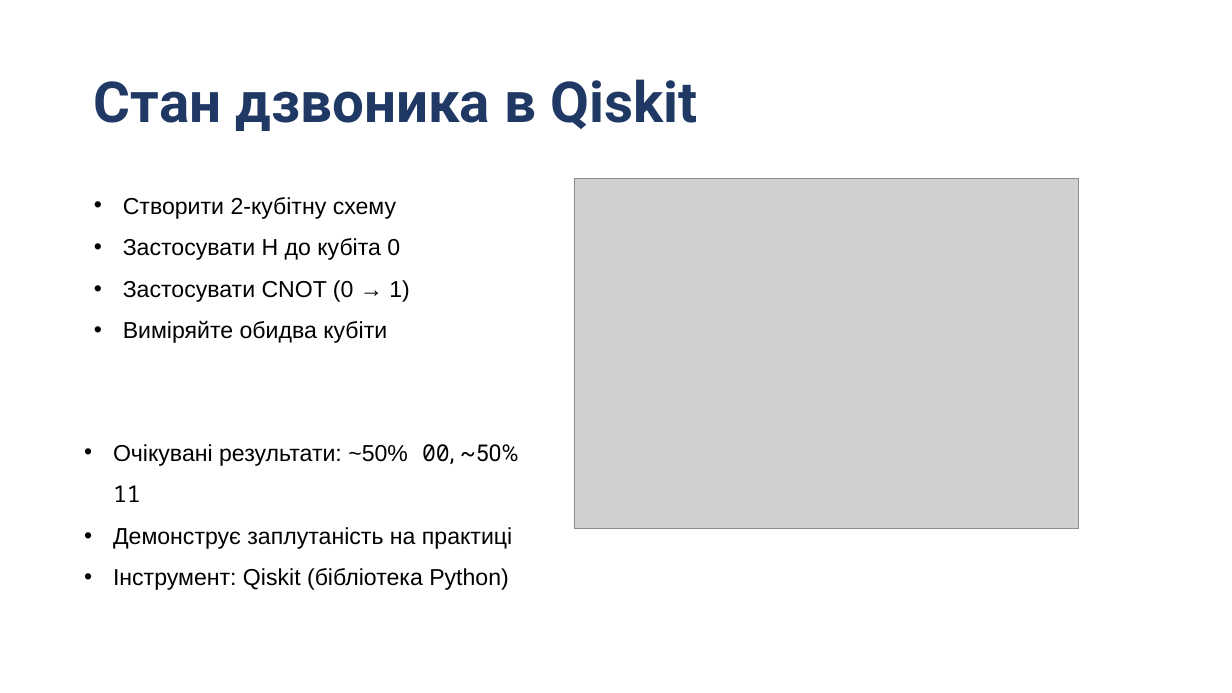
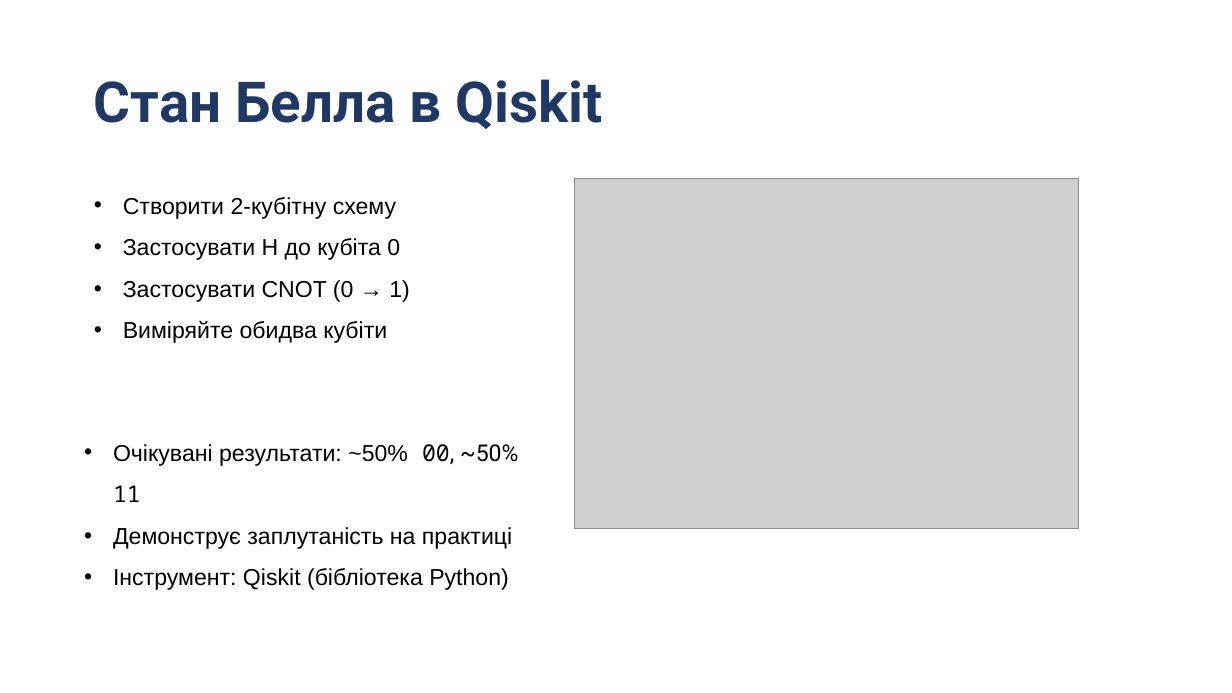
Before and after one commit to Andriykooo/ifntung-studies, a slide deck: slide 7 of Year 1/Постквантова криптографія/UA/2026/PPT/Презентація_1.pptx. Drawn at 1232x693 pixels with LibreOffice and Linux fonts; fonts in the diff are those of the drawing; grey boxes stand for pictures. Boxes give left, top, right and bottom in pixels: in the first picture for what was removed or moved away, otherwise in the second. Text is boxed around its words. In the diff, an @@ line names an element or a change of style, - is before the commit and + after.

```diff
--- a/Year 1/Постквантова криптографія/UA/2026/PPT/Презентація_1.pptx
+++ b/Year 1/Постквантова криптографія/UA/2026/PPT/Презентація_1.pptx
@@ title at [94, 79, 603, 129]: text changed @@
-Стан дзвоника в Qiskit
+Стан Белла в Qiskit
```
Also in this commit, not shown: 11 other slides changed, 3 other files.
